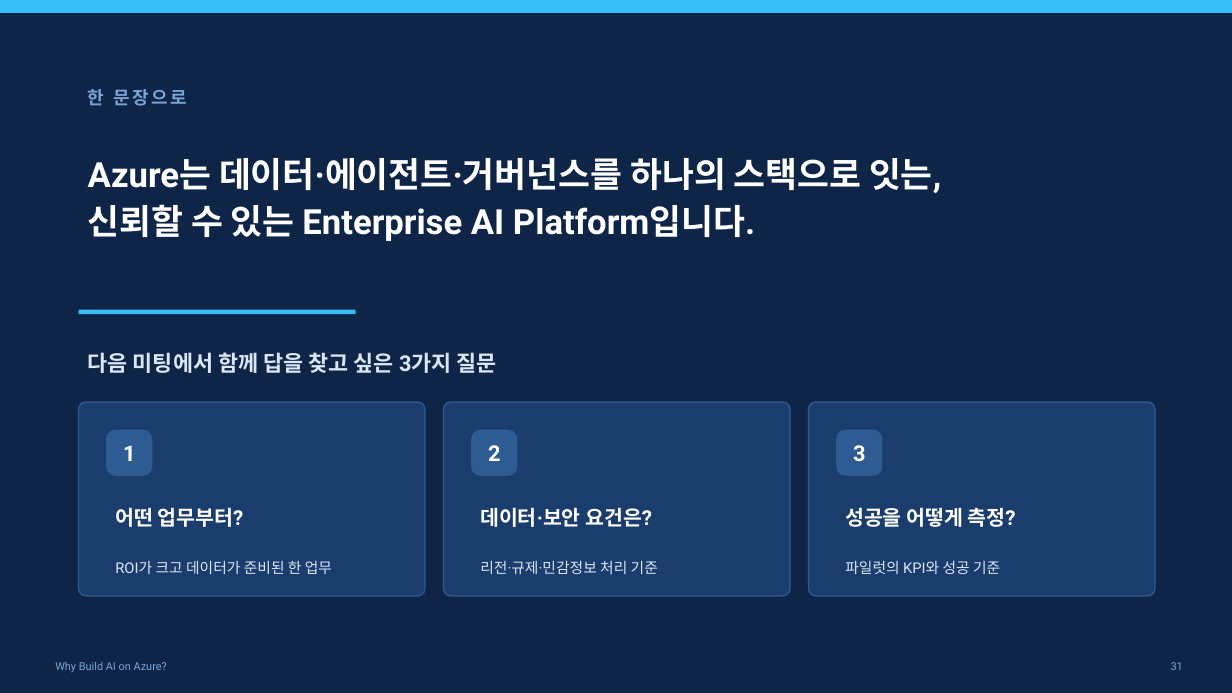
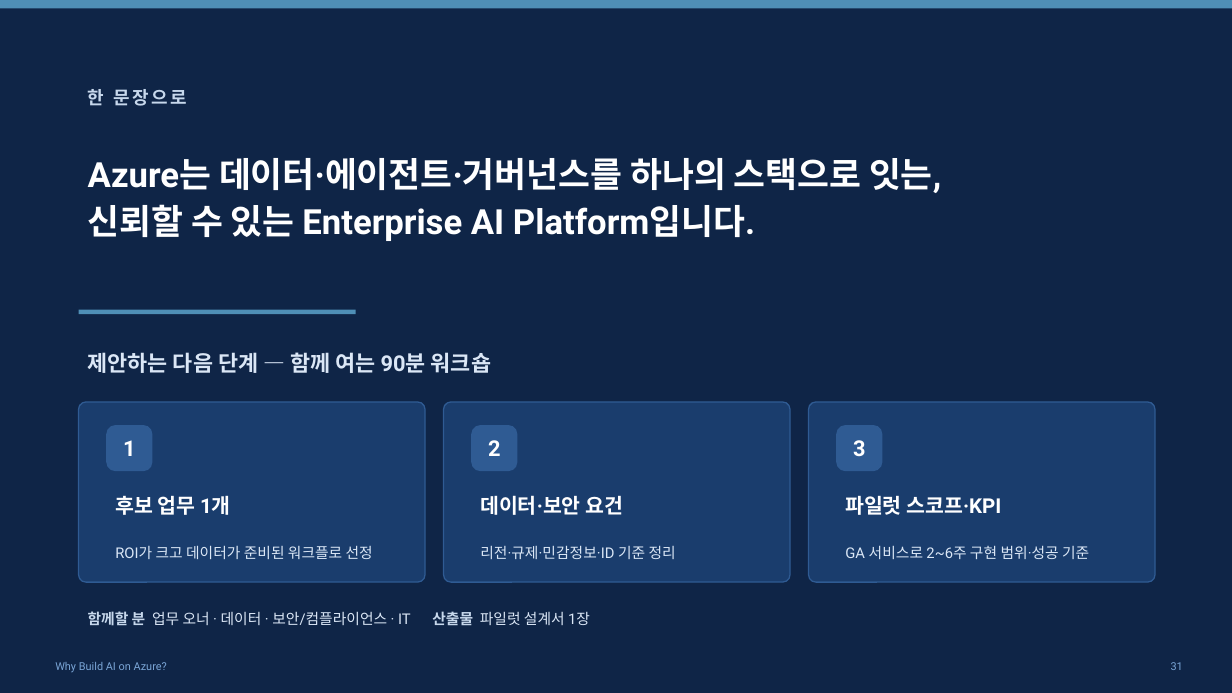
Before and after one commit to hijigoo/why-build-ai-on-azure, a slide deck: slide 32 of PROD-why-build-ai-on-azure.pptx (slide 31 before the commit). Drawn at 1232x693 pixels with LibreOffice and Linux fonts; fonts in the diff are those of the drawing. Boxes give left, top, right and bottom in pixels: in the first picture for what was removed or moved away, otherwise in the second. Text is boxed around its words. In the diff, an @@ line names an element or a change of style, - is before the commit and + after.

```diff
--- a/PROD-why-build-ai-on-azure.pptx
+++ b/PROD-why-build-ai-on-azure.pptx
@@ rectangle at [0,0,1232,8]: fill #38BDF8 to #4F8FB6 @@
@@ rectangle: place and size @@
-rectangle at [0,0,1232,13]
+rectangle at [0,0,1232,8]
@@ text "한 문장으로" at [88,89,187,106]: text colour #7AA5D6 to #C7D8EC @@
@@ rectangle at [79,310,356,314]: fill #38BDF8 to #4F8FB6 @@
@@ text at [88,352,491,373]: text changed @@
-다음 미팅에서 함께 답을 찾고 싶은 3가지 질문
+제안하는 다음 단계 — 함께 여는 90분 워크숍
@@ rounded rectangle: place and size @@
-rounded rectangle at [79,402,425,596]
+rounded rectangle at [79,402,425,582]
@@ rounded rectangle: place and size @@
-rounded rectangle at [444,402,790,596]
+rounded rectangle at [444,402,790,582]
@@ proportions changed in 3 elements at [79,402,425,582], [444,402,790,582], [809,402,1155,582] @@
@@ rounded rectangle: place and size @@
-rounded rectangle at [809,402,1155,596]
+rounded rectangle at [809,402,1155,582]
@@ 3 texts, 3 rounded rectangles: place and size @@
-3 texts, 3 rounded rectangles at [106,430,883,476]
+3 texts, 3 rounded rectangles at [106,425,883,471]
@@ text at [115,495,231,515]: text changed @@
-어떤 업무부터?
+후보 업무 1개
@@ text at [480,495,623,515]: text changed @@
-데이터·보안 요건은?
+데이터·보안 요건
@@ text removed at [845,507,1016,527] @@
-성공을 어떻게 측정?
@@ text added at [845,496,1001,515], 16 pt, text #FFFFFF, bold @@
+파일럿 스코프·KPI
@@ text at [115,545,373,559]: text changed @@
-ROI가 크고 데이터가 준비된 한 업무
+ROI가 크고 데이터가 준비된 워크플로 선정
@@ text at [480,545,676,559]: text changed @@
-리전·규제·민감정보 처리 기준
+리전·규제·민감정보·ID 기준 정리
@@ text at [845,545,1089,559]: text changed @@
-파일럿의 KPI와 성공 기준
+GA 서비스로 2~6주 구현 범위·성공 기준
@@ text added at [88,611,590,625], 11.5 pt, text #DBE7F6 @@
+함께할 분 업무 오너 · 데이터 · 보안/컴플라이언스 · IT 산출물 파일럿 설계서 1장
```
Also in this commit, not shown: 30 other slides changed, 1 slide added, 2 other files.
